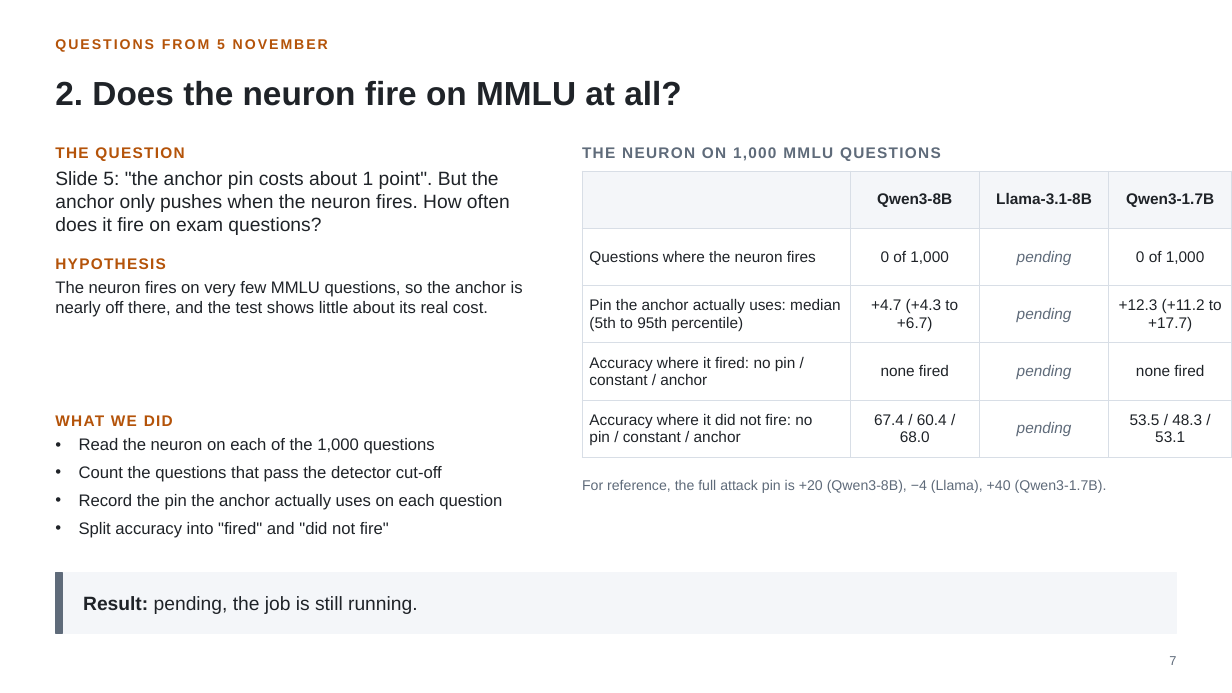
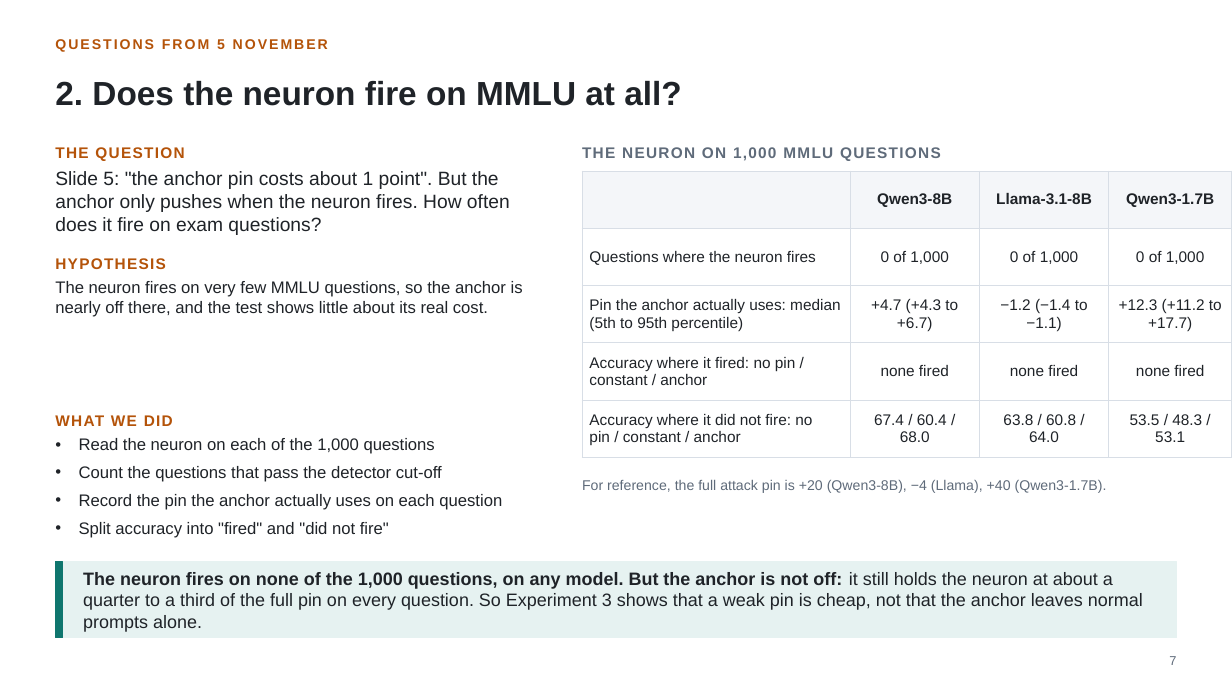
Before and after one commit to fjoad/refusal-neurons, a slide deck: slide 7 of slides/refusal_neurons_2026-11-12.pptx. Drawn at 1232x693 pixels with LibreOffice and Linux fonts; fonts in the diff are those of the drawing. Boxes give left, top, right and bottom in pixels: in the first picture for what was removed or moved away, otherwise in the second. Text is boxed around its words. In the diff, an @@ line names an element or a change of style, - is before the commit and + after.

```diff
--- a/slides/refusal_neurons_2026-11-12.pptx
+++ b/slides/refusal_neurons_2026-11-12.pptx
@@ table at (x1=582, y1=171, x2=1232, y2=449) @@
-row 2, column 3: pending
+row 2, column 3: 0 of 1,000
-row 3, column 3: pending
+row 3, column 3: −1.2 (−1.4 to −1.1)
-row 4, column 3: pending
+row 4, column 3: none fired
-row 5, column 3: pending
+row 5, column 3: 63.8 / 60.8 / 64.0
@@ rectangle resized from (x1=55, y1=573, x2=1177, y2=633) to (x1=55, y1=562, x2=1177, y2=638) @@
@@ rectangle at (x1=55, y1=562, x2=1177, y2=638): fill #F4F6F9 to #E6F2F1; outline #F4F6F9 1 pt to #E6F2F1 1 pt @@
@@ rectangle resized from (x1=55, y1=573, x2=63, y2=633) to (x1=55, y1=562, x2=63, y2=638) @@
@@ rectangle at (x1=55, y1=562, x2=63, y2=638): fill #5F6B7A to #0F766E; outline #5F6B7A 1 pt to #0F766E 1 pt @@
@@ text at (x1=83, y1=572, x2=1143, y2=632): text changed; size 15 to 14 pt @@
-Result: pending, the job is still running.
+The neuron fires on none of the 1,000 questions, on any model. But the anchor is not off: it still holds the neuron at about a quarter to a third of the full pin on every question. So Experiment 3 shows that a weak pin is cheap, not that the anchor leaves normal prompts alone.
```
Also in this commit, not shown: 4 other slides changed, 3 other files.
